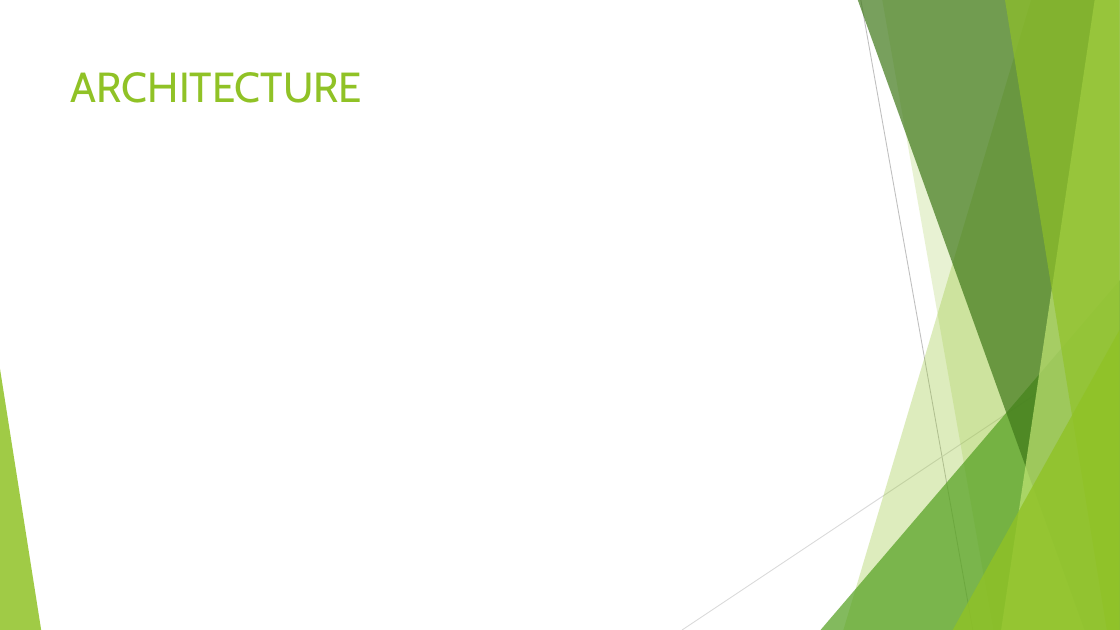
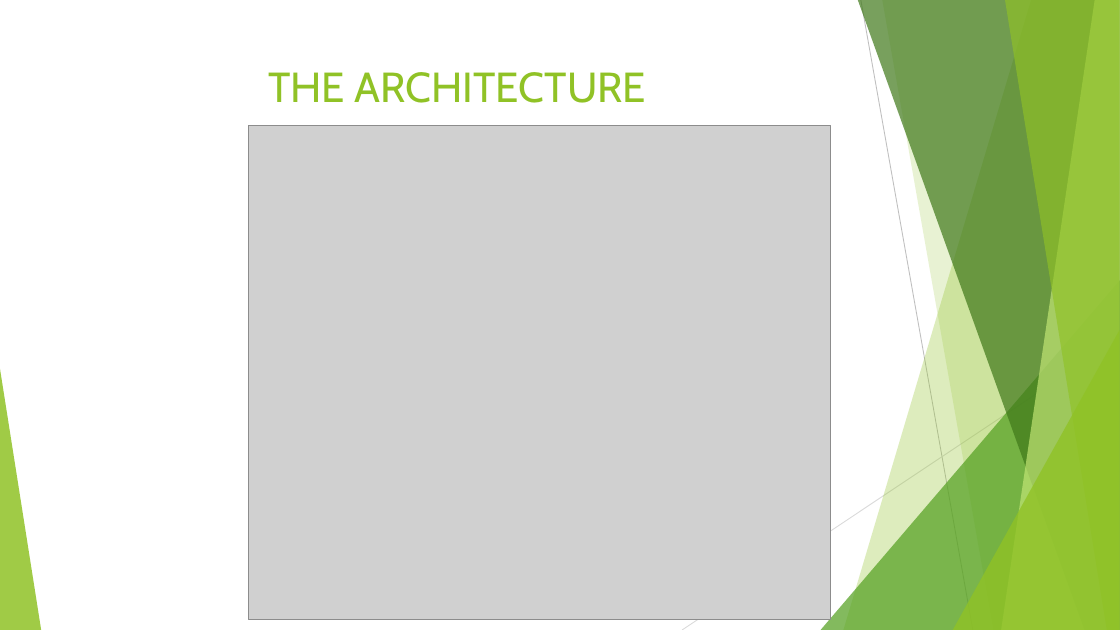
Before and after one commit to Bengaluru18/team-9, a slide deck: slide 3 of master.pptx. Drawn at 1120x630 pixels with LibreOffice and Linux fonts; fonts in the diff are those of the drawing; grey boxes stand for pictures. Boxes give left, top, right and bottom in pixels: in the first picture for what was removed or moved away, otherwise in the second. Text is boxed around its words. In the diff, an @@ line names an element or a change of style, - is before the commit and + after.

```diff
--- a/master.pptx
+++ b/master.pptx
@@ title at [268, 72, 646, 103]: text changed @@
-ARCHITECTURE
+THE ARCHITECTURE
@@ picture added at [248, 125, 831, 619] @@
```
Also in this commit, not shown: 3 other slides changed, 1 slide added.
